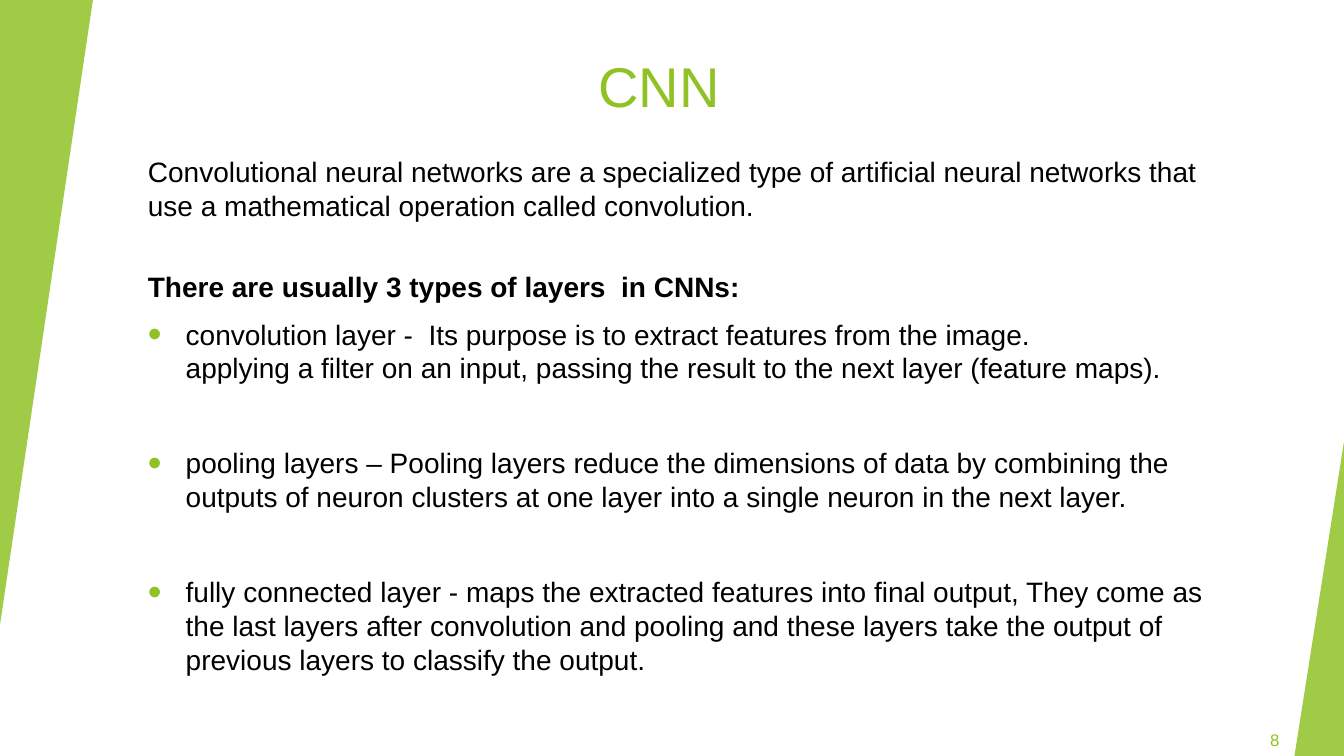
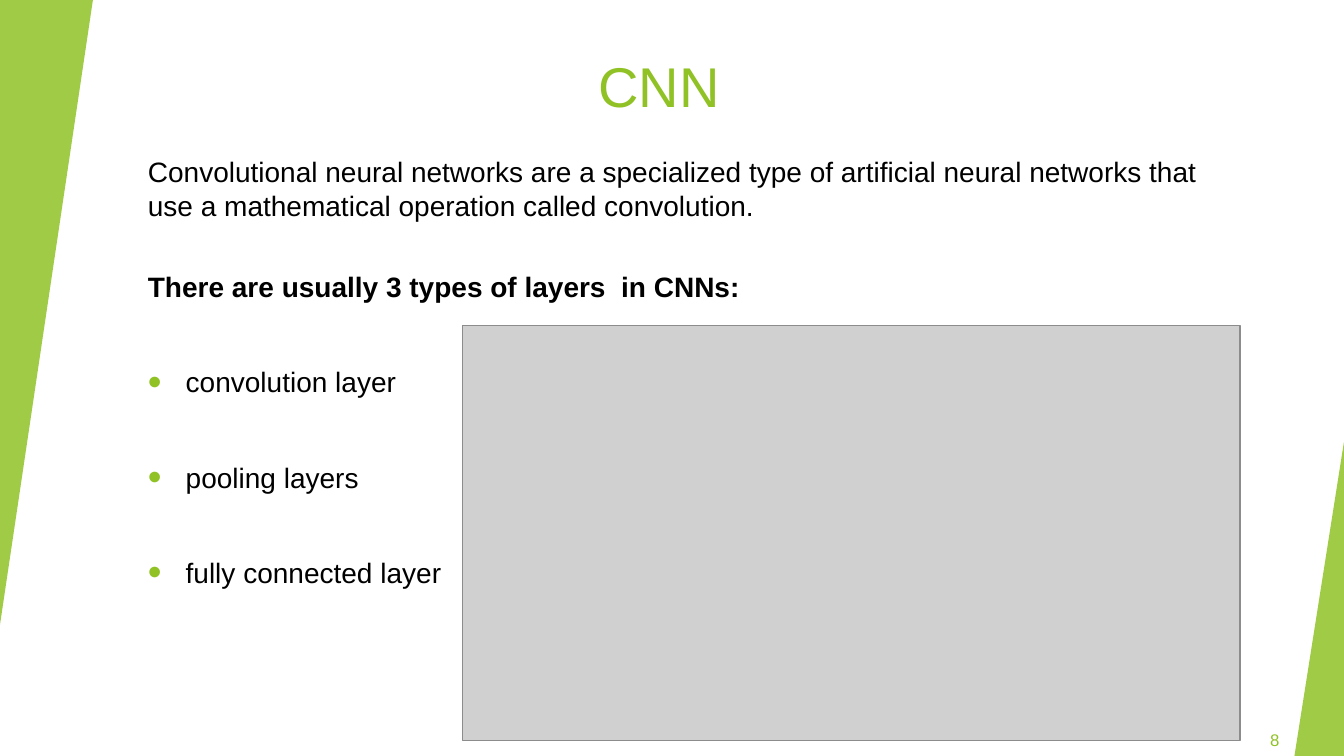
Before and after one commit to Shenhav26/Final_project, a slide deck: slide 8 of capstone project phase A.pptx. Drawn at 1344x756 pixels with LibreOffice and Linux fonts; fonts in the diff are those of the drawing; grey boxes stand for pictures. Boxes give left, top, right and bottom in pixels: in the first picture for what was removed or moved away, otherwise in the second. Text is boxed around its words. In the diff, an @@ line names an element or a change of style, - is before the commit and + after.

```diff
--- a/capstone project phase A.pptx
+++ b/capstone project phase A.pptx
@@ picture added at <box>463,326,1240,740</box> @@
@@ text at <box>186,371,441,588</box>: text changed @@
-• convolution layer - Its purpose is to extract features from the image.
-  applying a filter on an input, passing the result to the next layer (feature maps).
-• pooling layers – Pooling layers reduce the dimensions of data by combining the outputs of neuron clusters at one layer into a single neuron in the next layer.
-• fully connected layer - maps the extracted features into final output, They come as the last layers after convolution and pooling and these layers take the output of previous layers to classify the output.
+• convolution layer
+• pooling layers
+• fully connected layer
```
Also in this commit, not shown: 6 other slides changed.
